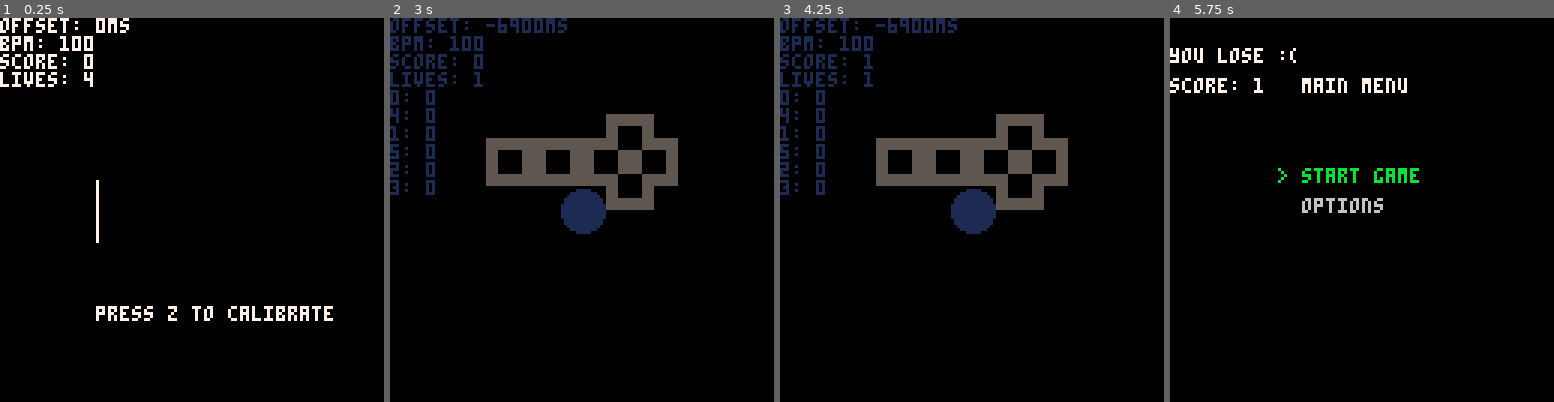
Above: before the commit, frames 1-4 (left to right).
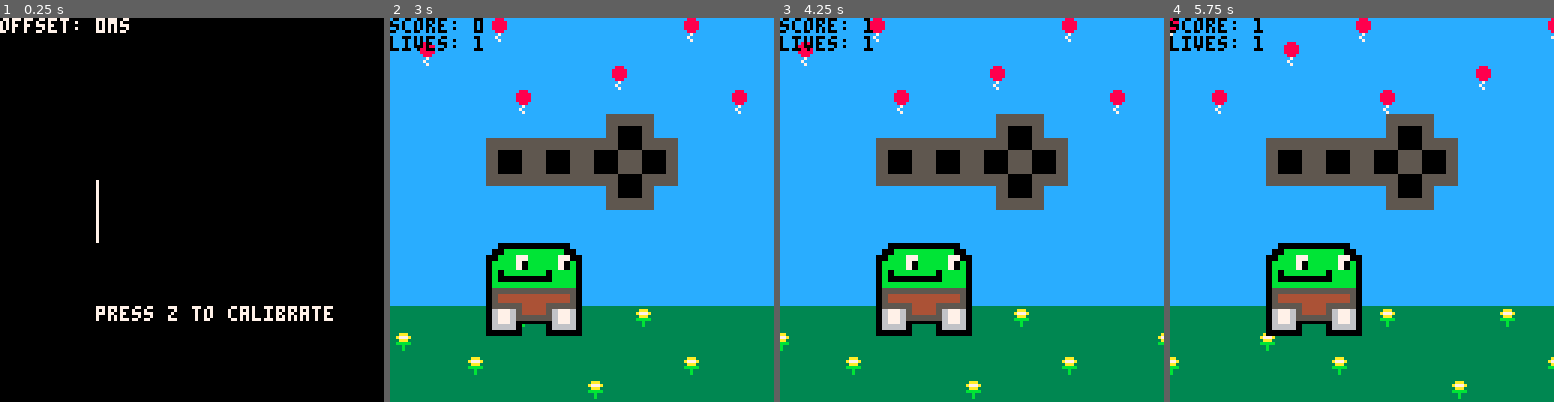
Above: after the commit, the same moments.

Repository: Bakawy/Pico_Games
Game: PICO-8 cartridge beat_game.p8
The game is run twice, just before and just after one commit, with the same random seed, the same clock (stepped at 60 frames per second) and the same inputs.
Inputs:
- Up to frame 1 (0.25 s): no input
- Up to frame 2 (3 s): tap X (X key) at 0.33, 1.07, 1.85, 2.97 s; tap O (Z key) at 0.7, 1.7, 2.1, 2.5, 2.9 s; hold Right 1.6-2.1 s; hold Up 2.15-2.42 s; hold Right from 2.47 s (still down)
- Up to frame 3 (4.25 s): release Right at 3.03 s; hold Left 3.08-3.58 s; tap O (Z key) at 3.3, 3.7, 4.1 s; hold Down 3.63-3.97 s; hold Right from 4.02 s (still down); tap X (X key) at 4.08 s
- Up to frame 4 (5.75 s): tap O (Z key) every 0.4 s from 4.5 to 5.7 s; release Right at 4.68 s; hold Up 4.73-5.03 s; hold Left 5.08-5.68 s; tap X (X key) at 5.2 s; hold Down from 5.73 s (still down)

The runs differ from the first frame. In frame 1, 1.1% of the frame differs, in the area x 0-25%, y 4-18%; in frame 2, 90%; in frame 3, 90%; in frame 4, 95%, in the area x 0-100%, y 0-100%.

Commit message:
added visuals anfd alot of stuff

Diff:
--- a/beat_game.p8
+++ b/beat_game.p8
@@ -25,11 +25,15 @@
 	song = 0
     music_change=false
 
+
     score=0
+    playerx=32
+    player_velocity=0
     lives=4
     average_spd = spd
     spd_range = 3
     gamestate = 0 -- 0 calibration | 1 game | 2 lose
+    playercol = 11
 
 	setspd(spd)
 	music(song)
@@ -92,9 +96,7 @@
     cls()
     print("offset: "..flr(input_offset*1000).."ms")
 	--print("beat: "..smooth_beat)
-    print("bpm: "..bpm)
-	print("score: "..score)
-    print("lives: "..lives)
+    --print("bpm: "..bpm)
     for k,v in pairs(button_color_states) do
         print(k..": "..v)
     end
@@ -106,6 +108,8 @@
     elseif gamestate == 2 then
         draw_menu()
     end
+    --print("score: "..score)
+    --print("lives: "..lives)
 end
 
 -->8
@@ -135,6 +139,7 @@
 function checktiming()
     local current_beat = smooth_beat
     local buffer = 0.3
+    local player_speed = 2
     for button, state in pairs(button_color_states) do
         if state > 0 then
             state -= 5
@@ -160,16 +165,18 @@
 
             if btnp(input.button) then
                 local time_diff = abs(current_time - beat_time)
-                add(temptext, {words=time_diff, x=32, y=96, len=30})
+                add(temptext, {words=time_diff, x=32, y=64, len=30})
                 if time_diff <= buffer * (2/3) then -- ~1/4 note at 120bpm
                     timing = 2 -- Perfect
                     input.checked = true
                     score += timing
+                    player_velocity += player_speed * timing/2
 					break
                 elseif time_diff <= buffer then
                     timing = 1 -- Good
                     input.checked = true
                     score += timing
+                    player_velocity += player_speed * timing/2
 					break
                 else
 					sfx(5)
@@ -194,7 +201,8 @@
     if lives <= 0 then
         initlose()
     end
-
+    player_velocity = max(0, player_velocity - 0.1)
+    playerx += player_velocity
     return timing
 end
 
@@ -202,7 +210,7 @@
     gamestate = 1
     average_spd = spd
     if score > 0 then
-        average_spd -= 0.5
+        average_spd -= 0.75
         spd = randint(flr(average_spd - spd_range/2), ceil(average_spd + spd_range/2))
         setspd(spd)
     end
@@ -222,7 +230,8 @@
         [5]=0,--X
     }
     local inputs = {0, 1, 2, 3, 4, 5}
-    if score > 150 then
+    local level = flr(score/75)
+    if level >= 3 then
         local rhythm = {1, 1, 1, 0,}
         shuffle(rhythm)
         for i=1, #rhythm do
@@ -233,7 +242,7 @@
                 playinput(input, 6 + (i - 1)/2)
             end
         end
-    elseif score > 100 then
+    elseif level >= 2 then
         local rhythm = {1, 1, 0, 0,}
         shuffle(rhythm)
         for i=1, #rhythm do
@@ -244,7 +253,7 @@
                 playinput(input, 6 + (i - 1)/2)
             end
         end
-    elseif score > 50 then
+    elseif level >= 1 then
         for i=1,4 do
             local input = rnd(inputs)
             del(inputs, input)
@@ -301,15 +310,17 @@
 -->8
 -- game menu
 function initlose()
+    camera()
     gamestate = 2
     music(-1)
-    menu_items = {"start game", "options"}
+    menu_items = {"start game", "change color"}
     menu_text = {"you lose :(", "score: "..score}
     selected = 1
+    disableinput = 10
 end
 
 function lose_menu()
-
+    if disableinput > 0 then disableinput -= 1 end
     if btnp(2) then -- up
         selected -= 1
     elseif btnp(3) then -- down
@@ -319,13 +330,17 @@
     if selected < 1 then selected = #menu_items end
     if selected > #menu_items then selected = 1 end
 
-    if btnp(4) or btnp(5) then
+    if (btnp(4) or btnp(5)) and disableinput <= 0 then
         if menu_items[selected] == "start game" then
             lives = 4
             spd = 18
+            score = 0
+            playerx=0
+            average_spd=18
             initgame()
-        elseif menu_items[selected] == "options (WIP)" then
-            printh("options menu")
+        elseif menu_items[selected] == "change color" then
+            playercol += 1
+            if playercol == 5 then playercol += 1 end
         end
     end
 end
@@ -380,22 +395,36 @@
 -- visual effects
 function draw_game()
     -- Pulse effect (smooth size interpolation)
-    local beat = (get_time(false)) / beatlength
-    local pulse_size = 7 + 21 * pulse/maxpulse
-    circfill(64, 64, pulse_size, 1)
-    for input in all(expected_inputs) do
-        local beats_away = input.beat - beat
-        if beats_away > 0 and beats_away < 8 and not input.checked then
-            local r = ease_out_quad((beats_away/8)) * 100 + 28
-            local col = input.button == 4 and 12 or 10
-			print(beats_away, 64, 64 - (64 * beats_away/8))
-            circ(64, 64, r, col)
-        end
-    end
+    local showcircs = false
+    local camerax = playerx - 32
+    local screen_base = flr((camerax + 64) / 128) * 128
+    map(0, 0, screen_base - 128, 0, 16, 16)
+    map(0, 0, screen_base, 0, 16, 16)
+    map(0, 0, screen_base + 128, 0, 16, 16)
+    camera(camerax, 0)
+    add(temptext, {words="score: "..score, x=0, y=0, len=1})
+    add(temptext, {words="lives: "..lives, x=0, y=6, len=1})
+    if showcircs then
+        local beat = (get_time(false)) / beatlength
+        local pulse_size = 7 + 21 * pulse/maxpulse
+        circfill(64, 64, pulse_size, 1)
+        for input in all(expected_inputs) do
+            local beats_away = input.beat - beat
+            if beats_away > 0 and beats_away < 8 and not input.checked then
+                local r = ease_out_quad((beats_away/8)) * 100 + 28
+                local col = input.button == 4 and 12 or 10
+                print(beats_away, 64, 64 - (64 * beats_away/8))
+                circ(64, 64, r, col)
+            end
+        end
+    end
+    drawPlayer()
     drawInputs()
+    drawtext()
 end
 
 function drawInputs()
+    local inputx = playerx -- or any world position
     local colors = {0,0,0,0,0,0,0,0,0,0,0,0}
     for button, s in pairs(button_color_states) do
         state = ease_out_quad(s/100) * 100
@@ -444,16 +473,36 @@
     }
     pal(palcolors)
     local sizemult = 4
-    sspr(24, 0, 16, 8, 32, 32, 16 * sizemult, 8 * sizemult)
+    sspr(24, 0, 16, 8, inputx, 32, 16 * sizemult, 8 * sizemult)
+    pal()
+end
+
+function drawPlayer()
+    local scale = 2
+    local y=74
+    local headscale = ease_out_quad(1 - pulse/maxpulse) * 0.6 + 0.4
+    local heady = (1 - headscale) * 16
+
+    local cart_sprite_pos1 = {8, 8}
+    local cart_sprite_pos2 = {8, 8}
+    if player_velocity > 0 then
+        local sprite = (flr(player_velocity * 3) % 4)
+        cart_sprite_pos1 = {24 + sprite * 8, 16}
+        cart_sprite_pos2 = {24 + (3 - sprite) * 8, 16}
+    end
+    pal({[5]=0, [11]=playercol, [15]=5})
+    sspr(8, 0, 16, 8, playerx, y + 1 + heady, 16 * scale, 8 * scale * headscale)
+    sspr(cart_sprite_pos1[1], cart_sprite_pos1[2], 8, 9, playerx, y + 8 * scale, 8 * scale, 8 * scale)
+    sspr(cart_sprite_pos2[1], cart_sprite_pos2[2], 8, 9, playerx + 8 * scale, y + 8 * scale, 8 * scale, 8 * scale, true)
     pal()
 end
 
 function draw_menu()
     cls()
-    print("main menu", 44, 20, 7)
+    --print("main menu", 44, 20, 7)
 
     for i, item in ipairs(menu_text) do
-        print(item, 0, i * 10)
+        print(item, 0, i * 10, 7)
     end
 
     for i, item in ipairs(menu_items) do
@@ -463,16 +512,22 @@
         else
             print(item, 44, y, 6)
         end
+        if item == "change color" then
+            local width = 10
+            local xpos = 96
+            rect(xpos, y - width/2, xpos + width, y + width/2, 7)
+            rectfill(xpos + 1, y + 1 - width/2, xpos + width - 1, y + width/2 - 1, playercol)
+        end
     end
 end
 
 function drawtext()
     for text in all(temptext) do
-        print(text.words, text.x, text.y)
-        text.len -= 1
+        print(text.words, text.x + playerx - 32, text.y, 0)
         if text.len <= 0 then
             del(temptext, text)
         end
+        text.len -= 1
     end
 end
 -->8
@@ -674,37 +729,37 @@
 
 
 
-…(7 lines of a section not shown)…
 __map__
-2200000000000000000000000000000000000000000000000000000000000000000000000000000000000000000000000000000000000000000000000000000000000000000000000000000000000000000000000000000000000000000000000000000000000000000000000000000000000000000000000000000000000000
-2200000000000000000000000000000000000000000000000000000000000000000000000000000000000000000000000000000000000000000000000000000000000000000000000000000000000000000000000000000000000000000000000000000000000000000000000000000000000000000000000000000000000000
-2200000000000000000000000000000000000000000000000000000000000000000000000000000000000000000000000000000000000000000000000000000000000000000000000000000000000000000000000000000000000000000000000000000000000000000000000000000000000000000000000000000000000000
-2200000000000000000000000000000000000000000000000000000000000000000000000000000000000000000000000000000000000000000000000000000000000000000000000000000000000000000000000000000000000000000000000000000000000000000000000000000000000000000000000000000000000000
-2200000000000000000000000000000000000000000000000000000000000000000000000000000000000000000000000000000000000000000000000000000000000000000000000000000000000000000000000000000000000000000000000000000000000000000000000000000000000000000000000000000000000000
-2200000000000000000000000000000000000000000000000000000000000000000000000000000000000000000000000000000000000000000000000000000000000000000000000000000000000000000000000000000000000000000000000000000000000000000000000000000000000000000000000000000000000000
-2200000000000000000000000000000000000000000000000000000000000000000000000000000000000000000000000000000000000000000000000000000000000000000000000000000000000000000000000000000000000000000000000000000000000000000000000000000000000000000000000000000000000000
-2200000000000000000000000000000000000000000000000000000000000000000000000000000000000000000000000000000000000000000000000000000000000000000000000000000000000000000000000000000000000000000000000000000000000000000000000000000000000000000000000000000000000000
-2200000000000000000000000000000000000000000000000000000000000000000000000000000000000000000000000000000000000000000000000000000000000000000000000000000000000000000000000000000000000000000000000000000000000000000000000000000000000000000000000000000000000000
-…(17 lines of a section not shown)…
+0707070709070707070707070907070700000000000000000000000000000000000000000000000000000000000000000000000000000000000000000000000000000000000000000000000000000000000000000000000000000000000000000000000000000000000000000000000000000000000000000000000000000000
+0709070707070707070707070707070700000000000000000000000000000000000000000000000000000000000000000000000000000000000000000000000000000000000000000000000000000000000000000000000000000000000000000000000000000000000000000000000000000000000000000000000000000000
+0707070707070707070907070707070700000000000000000000000000000000000000000000000000000000000000000000000000000000000000000000000000000000000000000000000000000000000000000000000000000000000000000000000000000000000000000000000000000000000000000000000000000000
+0707070707090707070707070707090700000000000000000000000000000000000000000000000000000000000000000000000000000000000000000000000000000000000000000000000000000000000000000000000000000000000000000000000000000000000000000000000000000000000000000000000000000000
+0707070707070707070707070707070700000000000000000000000000000000000000000000000000000000000000000000000000000000000000000000000000000000000000000000000000000000000000000000000000000000000000000000000000000000000000000000000000000000000000000000000000000000
+0707070707070707070707070707070700000000000000000000000000000000000000000000000000000000000000000000000000000000000000000000000000000000000000000000000000000000000000000000000000000000000000000000000000000000000000000000000000000000000000000000000000000000
+0707070707070707070707070707070700000000000000000000000000000000000000000000000000000000000000000000000000000000000000000000000000000000000000000000000000000000000000000000000000000000000000000000000000000000000000000000000000000000000000000000000000000000
+0707070707070707070707070707070700000000000000000000000000000000000000000000000000000000000000000000000000000000000000000000000000000000000000000000000000000000000000000000000000000000000000000000000000000000000000000000000000000000000000000000000000000000
+0707070707070707070707070707070700000000000000000000000000000000000000000000000000000000000000000000000000000000000000000000000000000000000000000000000000000000000000000000000000000000000000000000000000000000000000000000000000000000000000000000000000000000
+0707070707070707070707070707070700000000000000000000000000000000000000000000000000000000000000000000000000000000000000000000000000000000000000000000000000000000000000000000000000000000000000000000000000000000000000000000000000000000000000000000000000000000
+0707070707070707070707070707070700000000000000000000000000000000000000000000000000000000000000000000000000000000000000000000000000000000000000000000000000000000000000000000000000000000000000000000000000000000000000000000000000000000000000000000000000000000
+0707070707070707070707070707070700000000000000000000000000000000000000000000000000000000000000000000000000000000000000000000000000000000000000000000000000000000000000000000000000000000000000000000000000000000000000000000000000000000000000000000000000000000
+0606060606080606060608060606060600000000000000000000000000000000000000000000000000000000000000000000000000000000000000000000000000000000000000000000000000000000000000000000000000000000000000000000000000000000000000000000000000000000000000000000000000000000
+0806060606060606060606060606060600000000000000000000000000000000000000000000000000000000000000000000000000000000000000000000000000000000000000000000000000000000000000000000000000000000000000000000000000000000000000000000000000000000000000000000000000000000
+0606060806060606060606060806060600000000000000000000000000000000000000000000000000000000000000000000000000000000000000000000000000000000000000000000000000000000000000000000000000000000000000000000000000000000000000000000000000000000000000000000000000000000
+0606060606060606080606060606060600000000000000000000000000000000000000000000000000000000000000000000000000000000000000000000000000000000000000000000000000000000000000000000000000000000000000000000000000000000000000000000000000000000000000000000000000000000
+…(17 lines of a section not shown)…
Not shown, changed: 39 lines of the sprite sheet (__gfx__) section of beat_game.p8
Not shown, changed: index.html
